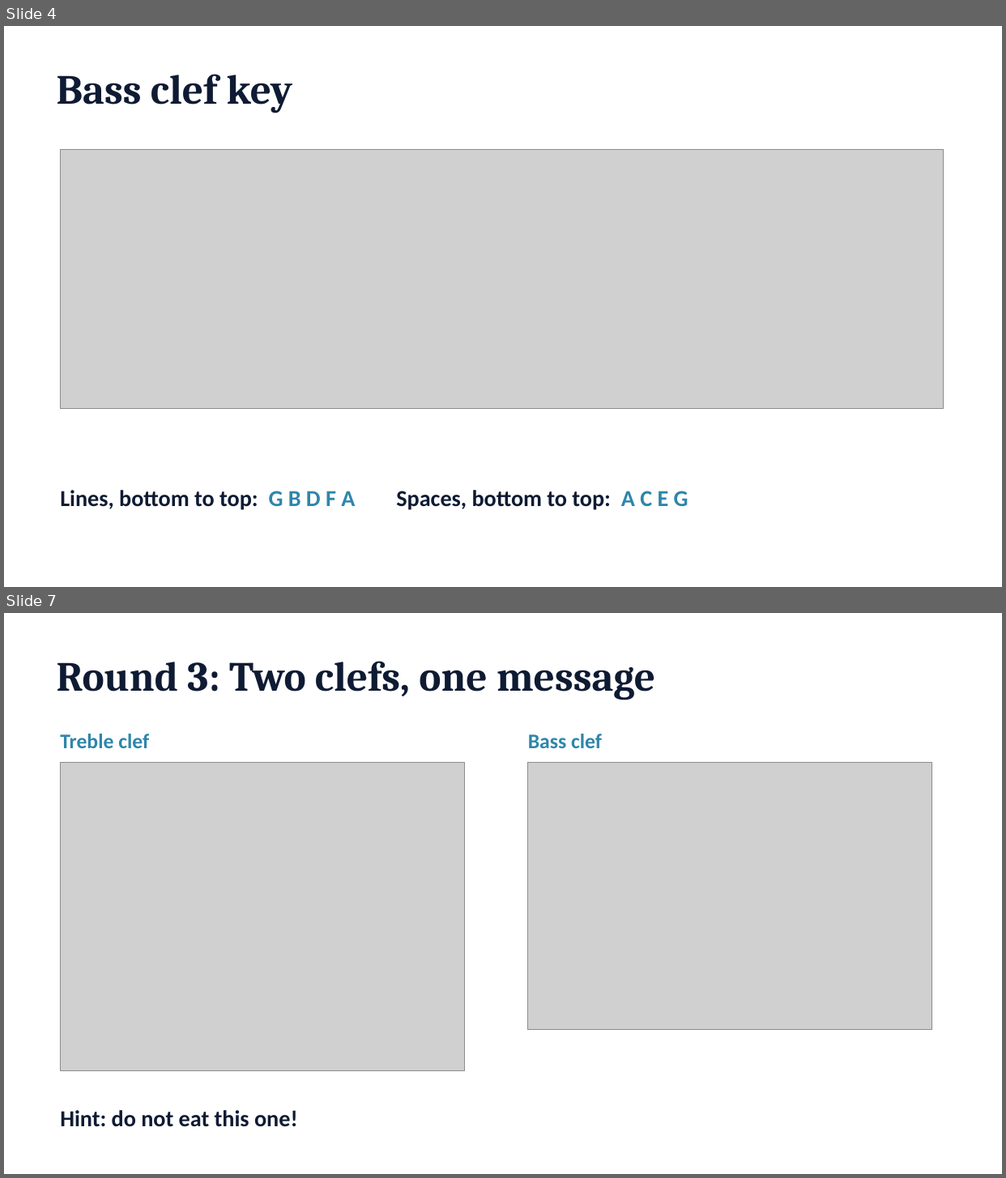
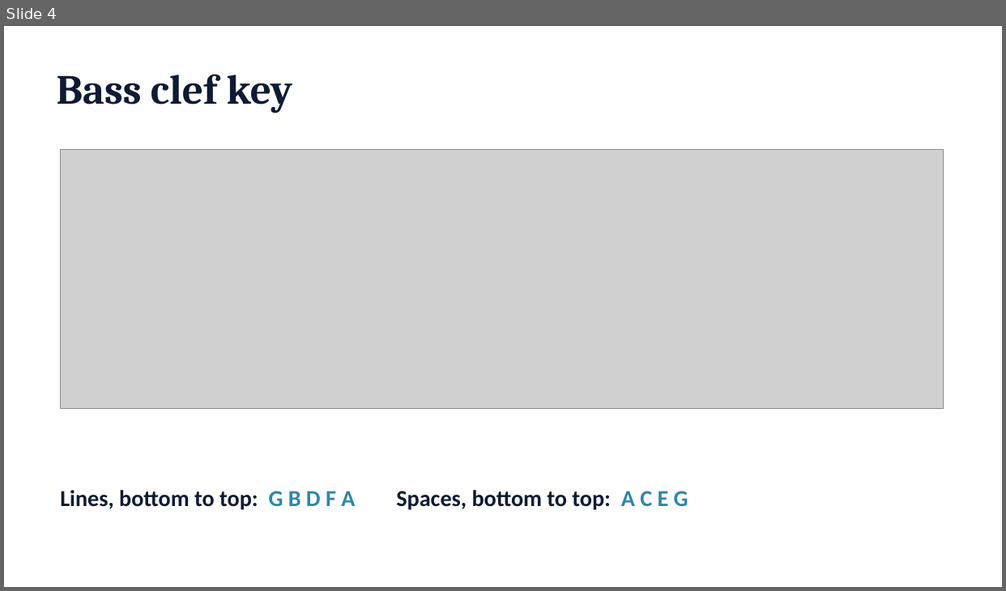
Before and after one commit to Khodell93/classroom-bridge, a slide deck: demo-materials/ClassroomBridge-CrackTheCode-Slides.pptx. Shown one above the other, each under a label of ours: slides 4 and 7 before the commit, slide 4 after it; the slides between them are not shown. The pictures are 1006x1178 and 1006x591 pixels, drawn with LibreOffice and Linux fonts; fonts in the diff are those of the drawing; grey boxes stand for pictures. Boxes give left, top, right and bottom in pixels: in the first picture for what was removed or moved away, otherwise in the second. Text is boxed around its words. In the diff, an @@ line names an element or a change of style, - is before the commit and + after.

```diff
--- a/demo-materials/ClassroomBridge-CrackTheCode-Slides.pptx
+++ b/demo-materials/ClassroomBridge-CrackTheCode-Slides.pptx
@@ slide 7 removed at [4,613,1002,1174], background #FFFFFF @@
@@ title removed at [57,661,655,700] @@
-Round 3: Two clefs, one message
@@ text removed at [60,734,149,748] @@
-Treble clef
@@ text removed at [528,734,602,748] @@
-Bass clef
@@ picture removed at [60,763,464,1071] @@
@@ picture removed at [528,763,932,1030] @@
@@ text removed at [60,1110,298,1127] @@
-Hint: do not eat this one!
```
Also in this commit, not shown: 19 slides added, 4 other slides removed, 4 other files.
